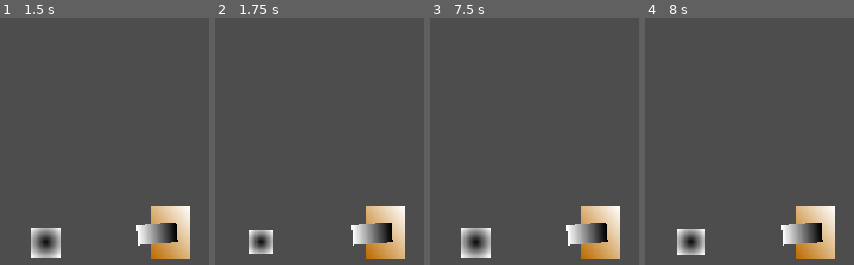
Above: before the commit, frames 1-4 (left to right).
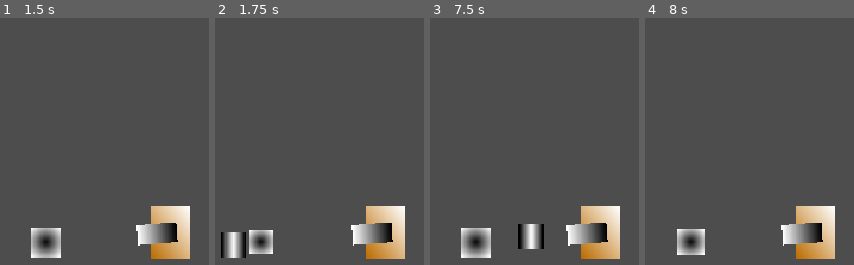
Above: after the commit, the same moments.

Repository: dranik544/explanation-overdue
Game: Godot game, scene res://scenes/main.tscn
The game is run twice, just before and just after one commit, with the same random seed, the same clock (stepped at 60 frames per second) and the same inputs.
Inputs (mouse positions are in pixels of both pictures, inside the frame that each line leads up to):
- Up to frame 1 (1.5 s): move the mouse to (129, 139) at 0.52 s; click (129, 139) at 0.67 s; tap Enter at 1.25 s; drag from (outside the picture) to (129, 139) at 1.27 s
- Up to frame 2 (1.75 s): no input
- Up to frame 3 (7.5 s): move the mouse to (outside the picture) at 2.02 s; click (outside the picture) at 2.17 s; tap Space at 2.75, 4.25, 6.5 s; drag from (outside the picture) to (outside the picture) at 2.77 s; tap Enter at 3.5, 5.75 s; move the mouse to (outside the picture) at 3.52 s; click (outside the picture) at 3.67 s; drag from (outside the picture) to (outside the picture) at 4.27 s; move the mouse to (440, 72) at 5.02 s; click (440, 72) at 5.17 s; drag from (outside the picture) to (440, 72) at 5.77 s; move the mouse to (559, 139) at 6.52 s; click (559, 139) at 6.67 s; drag from (outside the picture) to (559, 139) at 7.27 s
- Up to frame 4 (8 s): no input

Frame 1 is identical in both runs. In frame 2, 1.0% of the frame differs, in the area x 2-15%, y 86-98%; in frame 3, 1.1%, in the area x 42-55%, y 83-94%; in frame 4, nothing differs.

Commit message:
пул проджектайлов и выстрелы

Diff:
--- a/scenes/main.tscn
+++ b/scenes/main.tscn
@@ -1,13 +1,16 @@
-[gd_scene load_steps=3 format=3 uid="uid://sq62i7vh4s13"]
+[gd_scene load_steps=5 format=3 uid="uid://sq62i7vh4s13"]
 
 [ext_resource type="PackedScene" uid="uid://bvct2dejiu24o" path="res://scenes/player/player.tscn" id="1_o5qli"]
+[ext_resource type="Script" uid="uid://bonvgsowq51qj" path="res://scenes/projectile_pool.gd" id="2_0wfyh"]
+[ext_resource type="PackedScene" uid="uid://b1bx0qxb3npc3" path="res://scenes/projectiles/blaster_projectile_1.tscn" id="3_sugp2"]
 
 [sub_resource type="RectangleShape2D" id="RectangleShape2D_o5qli"]
 size = Vector2(578, 20)
 
 [node name="main" type="Node2D"]
 
-[node name="player" parent="." instance=ExtResource("1_o5qli")]
+[node name="player" parent="." node_paths=PackedStringArray("pool") instance=ExtResource("1_o5qli")]
+pool = NodePath("../ProjectilePool")
 
 [node name="Camera2D" type="Camera2D" parent="."]
 zoom = Vector2(2, 2)
@@ -18,3 +21,8 @@
 [node name="CollisionShape2D" type="CollisionShape2D" parent="StaticBody2D"]
 position = Vector2(0, 162)
 shape = SubResource("RectangleShape2D_o5qli")
+
+[node name="ProjectilePool" type="Node2D" parent="."]
+position = Vector2(-1, 0)
+script = ExtResource("2_0wfyh")
+projectileScene = ExtResource("3_sugp2")
--- a/scenes/player/player.gd
+++ b/scenes/player/player.gd
@@ -2,6 +2,7 @@
 
 @onready var aimSprite: Sprite2D = $aimSprite
 @onready var weapon: Sprite2D = $weapon
+@onready var projectileTimer: Timer = $projectileTimer
 
 var touchMoveActive: bool = false                 # срабатывает, когда касание части экрана для ходьбы активно
 var touchMoveStart: Vector2 = Vector2.ZERO        # расчёт начальной точки касания
@@ -18,10 +19,14 @@
 @export var deaccelerationMove: float = 40.0      # плавность конца ходьбы
 @export var enableMaxDistanceAim: bool = true     # включить ограничения прицела по растоянию
 @export var maxDistanceAim: float = 75.0          # ограничения прицела по растоянию
+@export var pool: Node2D                          # внешний пул проджектайлов
 
 
 func _ready() -> void:
 	add_to_group("player")
+
+	projectileTimer.timeout.connect(projectileTimerTimeout)
+
 	aimSprite.visible = false
 
 func _physics_process(delta: float) -> void:
@@ -97,6 +102,20 @@
 		if touchAimDragOffset.length() > maxDistanceAim:
 			touchAimDragOffset = touchAimDragOffset.normalized() * maxDistanceAim # мы хуярим его :)
 
+		shoot()
+
+func shoot():
+	if !projectileTimer.is_stopped(): return
+	if !touchAimActive or touchAimDragOffset.length() <= maxDistanceAim / 10: return
+
+	var projectile: Area2D = pool.getProjectile()
+	projectile.activate(global_position, touchAimDragOffset.normalized())
+
+	projectileTimer.start()
+
+func projectileTimerTimeout():
+	pass
+
 func aimBackAnimationTween():
 	aimSprite.modulate.a = 1.0
 
--- a/scenes/player/player.tscn
+++ b/scenes/player/player.tscn
@@ -44,3 +44,7 @@
 
 [node name="aimSprite" type="Sprite2D" parent="."]
 texture = SubResource("GradientTexture2D_gmlin")
+
+[node name="projectileTimer" type="Timer" parent="."]
+wait_time = 0.1
+one_shot = true
--- /dev/null
+++ b/scenes/projectile_pool.gd
@@ -0,0 +1,42 @@
+extends Node2D
+
+var pool: Array = []                       # список проджектайлов
+
+@export var projectileScene: PackedScene   # сцена проджектайла
+@export var poolSize: int = 15             # кол-во заготовленных проджектайлов
+
+
+func _ready():
+	# стартовое создание пула
+	for i in range(poolSize):
+		var bullet: Area2D = projectileScene.instantiate()
+		# отключение физической обработки и видимости
+		bullet.visible = false
+		bullet.set_physics_process(false)
+		bullet.pool = self
+
+		add_child(bullet)
+
+		# добавление в список
+		pool.append(bullet)
+
+# получение проджектайла из пула
+func getProjectile() -> Node2D:
+	for i in pool:
+		if not i.visible:
+			return i
+
+	# если проджектайлов не хватает, то надо создать ещё
+	var newProjectile: Area2D = projectileScene.instantiate()
+	newProjectile.pool = self
+	add_child(newProjectile)
+
+	pool.append(newProjectile)
+
+	return newProjectile
+
+# возвращение проджектайла обратно в пул
+func returnProjectile(bullet: Node2D):
+	bullet.visible = false
+	bullet.set_physics_process(false)
+	bullet.direction = Vector2.ZERO
--- /dev/null
+++ b/scenes/projectiles/blaster_projectile_1.gd
@@ -0,0 +1,25 @@
+extends Area2D
+
+@export var speed: float = 500.0                # скорость проджектайла
+@export var direction: Vector2 = Vector2.ZERO   # направление проджектайла
+@export var pool: Node2D                        # объект пула, где находятся заготовки проджектайлов
+
+
+func _ready() -> void:
+	body_entered.connect(_on_body_entered)
+
+func _physics_process(delta):
+	# движение проджектайла по направлению, с учётом скорости и фпс
+	position += direction * speed * delta
+
+# активация проджектайла
+func activate(startpos: Vector2, dir: Vector2):
+	global_position = startpos
+	direction = dir.normalized()
+	visible = true
+	set_physics_process(true)
+
+# уничтожение проджектайла при касании
+func _on_body_entered(body):
+	print(pool)
+	pool.returnProjectile(self)
--- a/scenes/projectiles/blaster_projectile_1.tscn
+++ b/scenes/projectiles/blaster_projectile_1.tscn
@@ -1,4 +1,6 @@
-[gd_scene load_steps=4 format=3 uid="uid://b1bx0qxb3npc3"]
+[gd_scene load_steps=5 format=3 uid="uid://b1bx0qxb3npc3"]
+
+[ext_resource type="Script" uid="uid://bpl2ynbmp8203" path="res://scenes/projectiles/blaster_projectile_1.gd" id="1_xbdbr"]
 
 [sub_resource type="CircleShape2D" id="CircleShape2D_1qius"]
 radius = 8.0
@@ -13,6 +15,7 @@
 height = 15
 
 [node name="blaster projectile1" type="Area2D"]
+script = ExtResource("1_xbdbr")
 
 [node name="CollisionShape2D" type="CollisionShape2D" parent="."]
 shape = SubResource("CircleShape2D_1qius")
Not shown, added: scenes/projectile_pool.gd.uid
Not shown, added: scenes/projectiles/blaster_projectile_1.gd.uid
